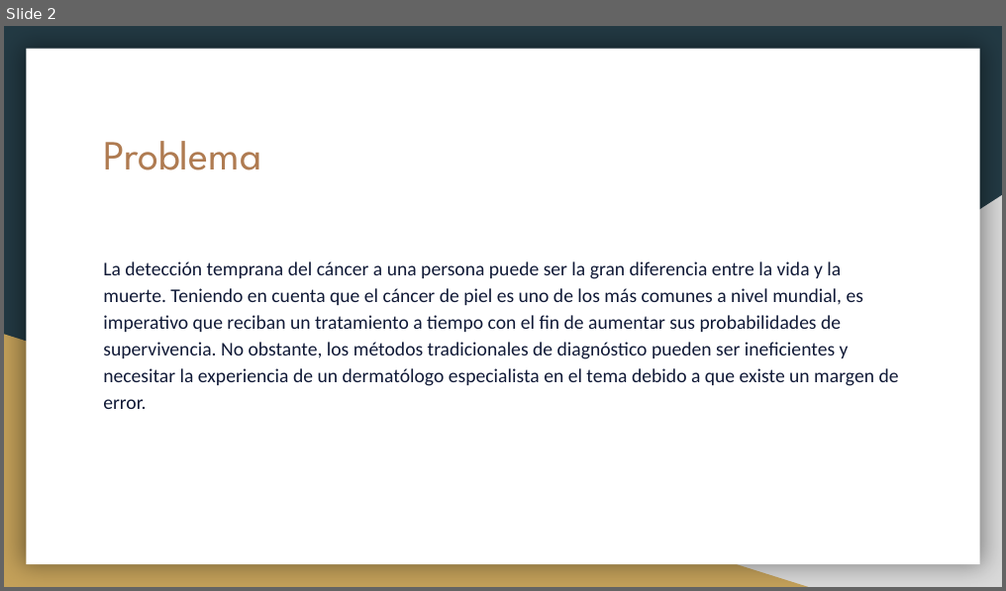
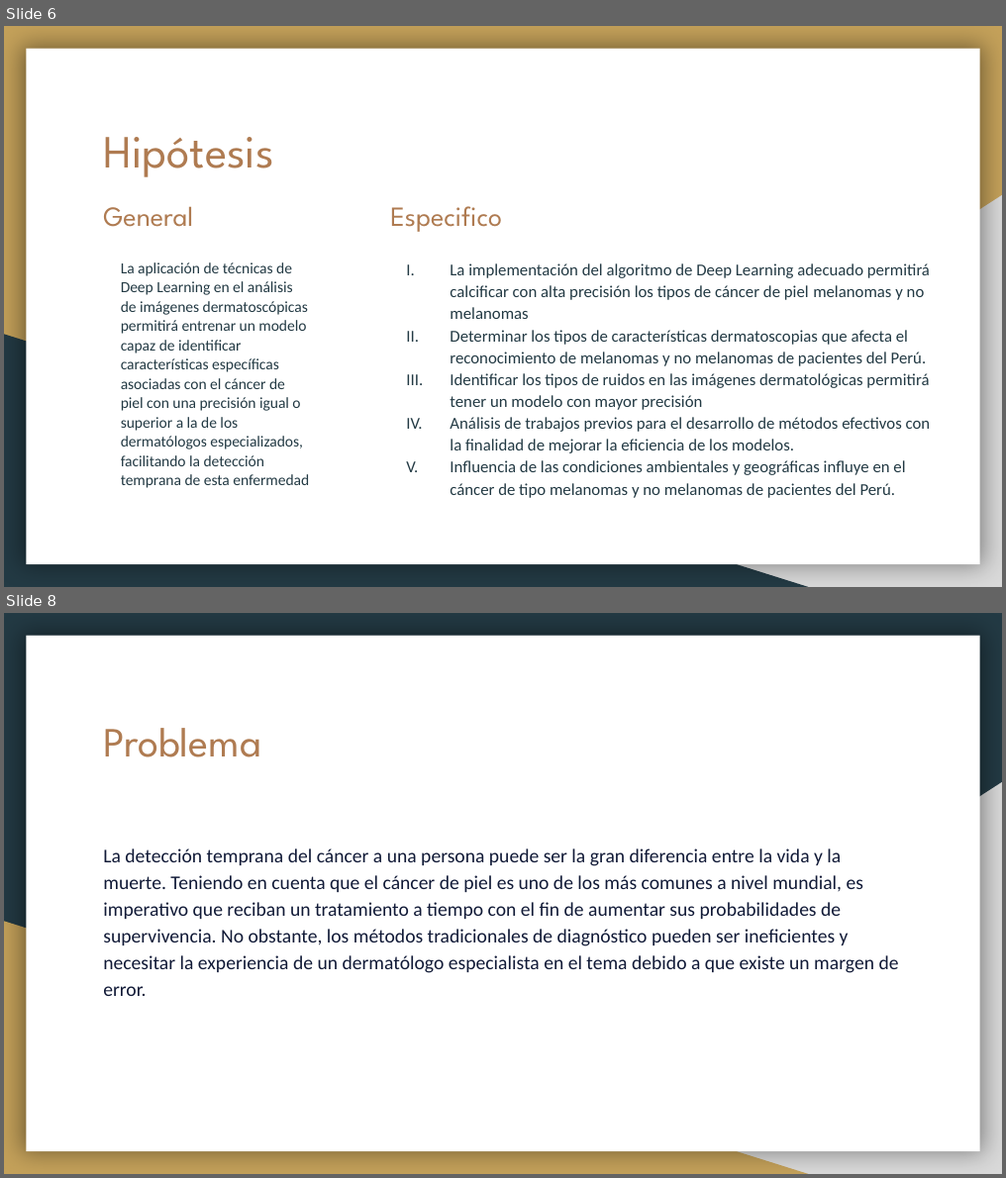
Before and after one commit to ElizabethCast23/Proyecto-Tesis, a slide deck: Tesis.pptx. Shown one above the other, each under a label of ours: slide 2 before the commit, slides 6 and 8 after it; the slides between them are not shown. The pictures are 1006x591 and 1006x1178 pixels, drawn with LibreOffice and Linux fonts; fonts in the diff are those of the drawing. Boxes give left, top, right and bottom in pixels: in the first picture for what was removed or moved away, otherwise in the second. Text is boxed around its words. In the diff, an @@ line names an element or a change of style, - is before the commit and + after.

```diff
--- a/Tesis.pptx
+++ b/Tesis.pptx
@@ slide 6 added at box(4, 26, 1002, 587), background #C4A15A; not listed: 2 template elements that a slide beside it also shows @@
@@ text added at box(103, 137, 274, 177), 33.3 pt, text #AF7B51 @@
+Hipótesis
@@ title added at box(103, 206, 193, 227), 20 pt, text #AF7B51 @@
+General
@@ text added at box(390, 206, 502, 232), 20 pt, text #AF7B51 @@
+Especifico
@@ text added at box(121, 263, 309, 488), 11.1 pt, text #233A44 @@
+La aplicación de técnicas de Deep Learning en el análisis de imágenes dermatoscópicas permitirá entrenar un modelo capaz de identificar características específicas asociadas con el cáncer de piel con una precisión igual o superior a la de los dermatólogos especializados, facilitando la detección temprana de esta enfermedad
@@ text added at box(450, 264, 931, 498), 12 pt, text #233A44 @@
+I. La implementación del algoritmo de Deep Learning adecuado permitirá calcificar con alta precisión los tipos de cáncer de piel melanomas y no melanomas
+II. Determinar los tipos de características dermatoscopias que afecta el reconocimiento de melanomas y no melanomas de pacientes del Perú.
+III. Identificar los tipos de ruidos en las imágenes dermatológicas permitirá tener un modelo con mayor precisión
+IV. Análisis de trabajos previos para el desarrollo de métodos efectivos con la finalidad de mejorar la eficiencia de los modelos.
+V. Influencia de las condiciones ambientales y geográficas influye en el cáncer de tipo melanomas y no melanomas de pacientes del Perú.
@@ right triangle added at box(4, 334, 808, 587), fill #233A44 @@
@@ what was slide 2 is now slide 8 @@
```
Also in this commit, not shown: 1 slide changed, 11 other slides added, 2 slides removed, 24 other files.
